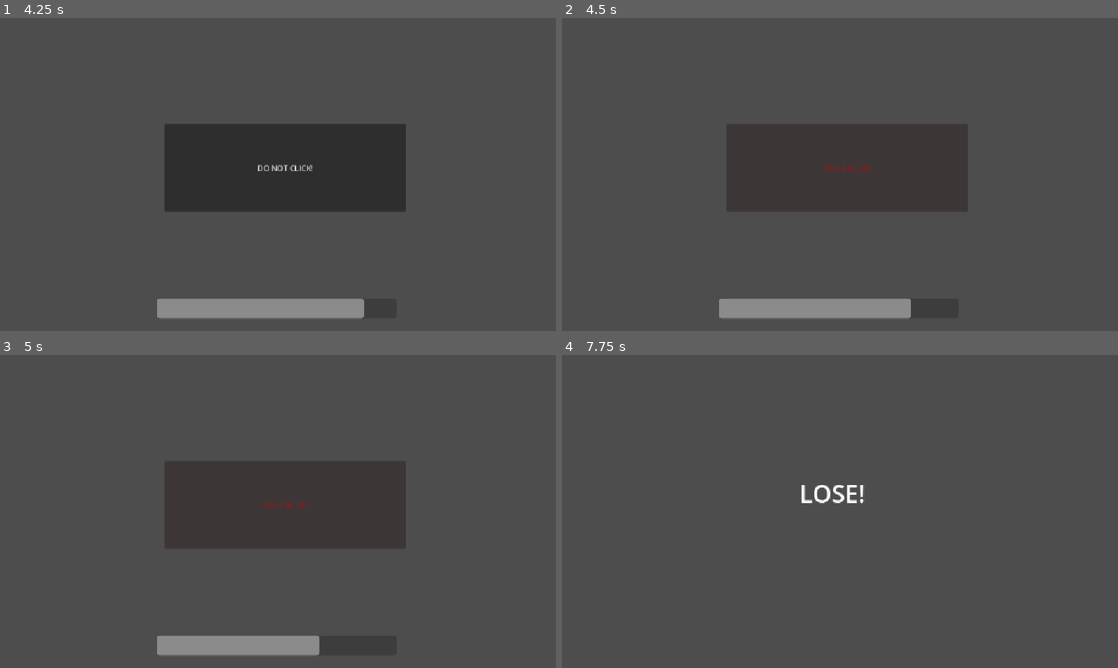
Above: before the commit, frames 1-4 (two rows, left to right).
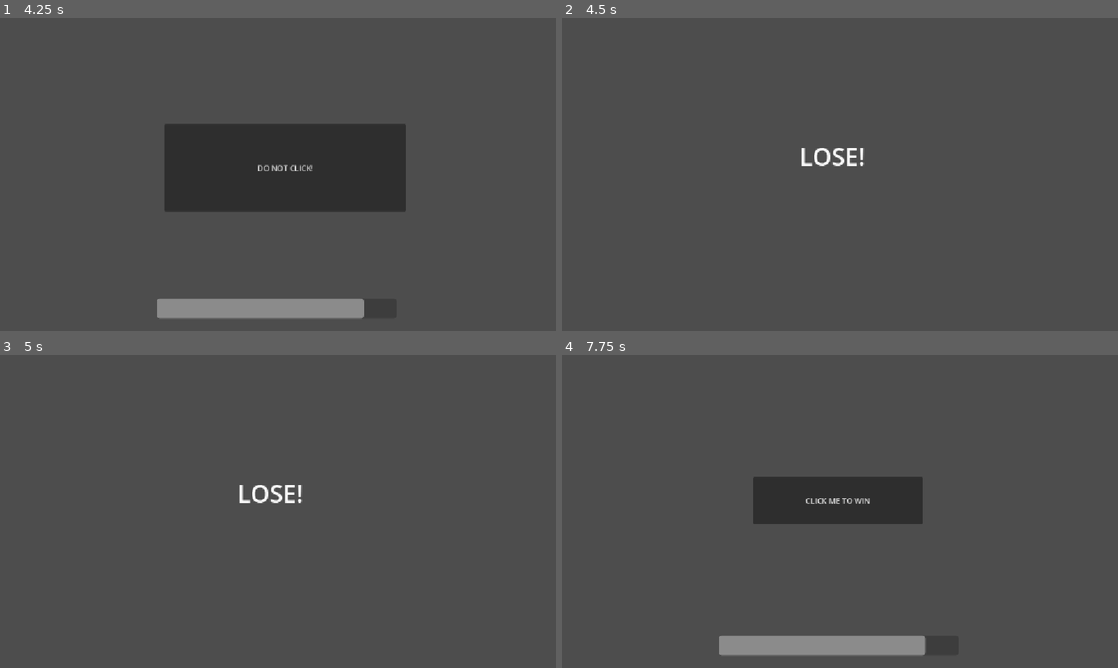
Above: after the commit, the same moments.

Repository: chry607/uniteam
Game: Godot game, scene res://manager/main_menu.tscn
The game is run twice, just before and just after one commit, with the same random seed, the same clock (stepped at 60 frames per second) and the same inputs.
Inputs (mouse positions are in pixels of both pictures, inside the frame that each line leads up to):
- Up to frame 1 (4.25 s): tap Enter at 0.5, 2 s; move the mouse to (400, 158) at 0.52 s; click (400, 158) at 0.67 s; tap Space at 1.25, 3.5 s; move the mouse to (166, 190) at 1.27 s; click (166, 190) at 1.42 s; move the mouse to (333, 105) at 2.02 s; click (333, 105) at 2.17 s; move the mouse to (250, 237) at 2.77 s; click (250, 237) at 2.92 s; move the mouse to (444, 221) at 3.52 s; click (444, 221) at 3.67 s
- Up to frame 2 (4.5 s): click "DO NOT CLICK!" at 4.25 s
- Up to frame 3 (5 s): no input
- Up to frame 4 (7.75 s): move the mouse to (673, 464) at 5.02 s; click (673, 464) at 5.17 s; move the mouse to (867, 511) at 5.77 s; click (867, 511) at 5.92 s; move the mouse to (756, 433) at 6.52 s; click (756, 433) at 6.67 s; move the mouse to (962, 495) at 7.27 s; click (962, 495) at 7.42 s

Frame 1 is identical in both runs. In frame 2, 2.6% of the frame differs, in the area x 28-63%, y 41-96%; in frame 3, 2.2%; in frame 4, 6.8%, in the area x 28-66%, y 38-96%.

Commit message:
added lose/win immediate termination function
may or may not be used depending on the minigame

Diff:
--- a/uniteam/manager/game_manager.gd
+++ b/uniteam/manager/game_manager.gd
@@ -26,6 +26,14 @@
 	var selected_game: PackedScene = games[randi() % games.size()]
 
 	current_minigame = selected_game.instantiate()
+
+	# Connect the early failure signal if the minigame script supports it
+	if current_minigame.has_signal("game_over_early"):
+		current_minigame.game_over_early.connect(_on_minigame_lost_early)
+
+	# Connect the early victory signal if the minigame script supports it
+	if current_minigame.has_signal("game_won_early"):
+		current_minigame.game_won_early.connect(_on_minigame_won_early)
 
 	# Linear speed scaling: speed increases by 10% per point scored.
 	var speed_scale: float = 1.0 + (Global.score * 0.1)
@@ -65,6 +73,14 @@
 	else:
 		time_bar.hide()
 
+func _on_minigame_lost_early() -> void:
+	timer.stop()
+	_on_timer_timeout()
+
+func _on_minigame_won_early() -> void:
+	timer.stop()
+	_on_timer_timeout()
+
 func _on_timer_timeout() -> void:
 	var passed: bool = current_minigame.player_won
 	lives_label.hide()
--- a/uniteam/manager/main_menu.gd
+++ b/uniteam/manager/main_menu.gd
@@ -1,7 +1,6 @@
-# main_menu.gd
 extends Control
 
-# Path to your actual game manager scene
+# Path to game manager scene
 @export var game_scene: PackedScene = preload("res://manager/game_manager.tscn")
 
 @onready var background = $background
--- a/uniteam/minigames/minigame_click.gd
+++ b/uniteam/minigames/minigame_click.gd
@@ -1,4 +1,7 @@
 extends Control
+
+# Signal to end the round immediately upon winning
+signal game_won_early
 
 var instruction_text: String = "CLICK FAST!"
 var player_won: bool = false
@@ -24,3 +27,6 @@
 	button.text = "GOOD JOB!"
 	button.modulate = Color.GREEN
 	button.disabled = true
+
+	# Emit the signal
+	game_won_early.emit()
--- a/uniteam/minigames/minigame_wait.gd
+++ b/uniteam/minigames/minigame_wait.gd
@@ -1,4 +1,7 @@
 extends Control
+
+# Signal to end the round immediately upon losing
+signal game_over_early
 
 var instruction_text: String = "DO NOTHING!"
 var player_won: bool = true
@@ -11,7 +14,6 @@
 
 func setup_speed(speed_scale: float) -> void:
 	speed = speed_scale
-
 	if not is_node_ready():
 		await ready
 
@@ -20,7 +22,9 @@
 		return
 
 	player_won = false
-
 	button.text = "YOU FAILED!"
 	button.modulate = Color.RED
 	button.disabled = true
+
+	# Emit the signal
+	game_over_early.emit()
